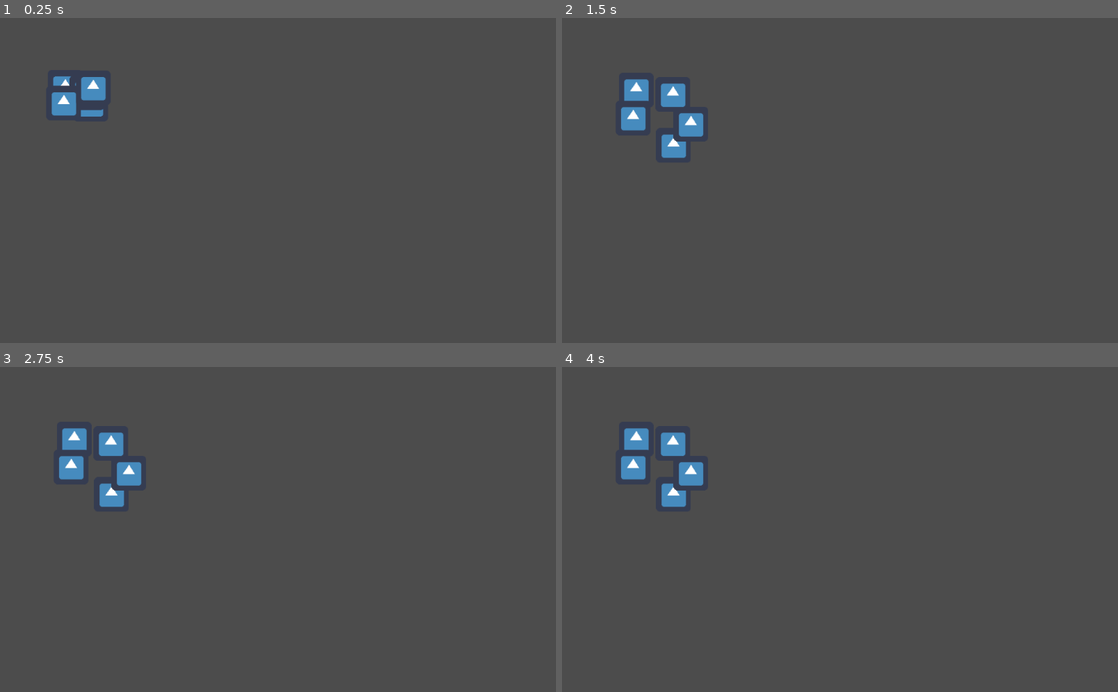
Above: before the commit, frames 1-4 (two rows, left to right).
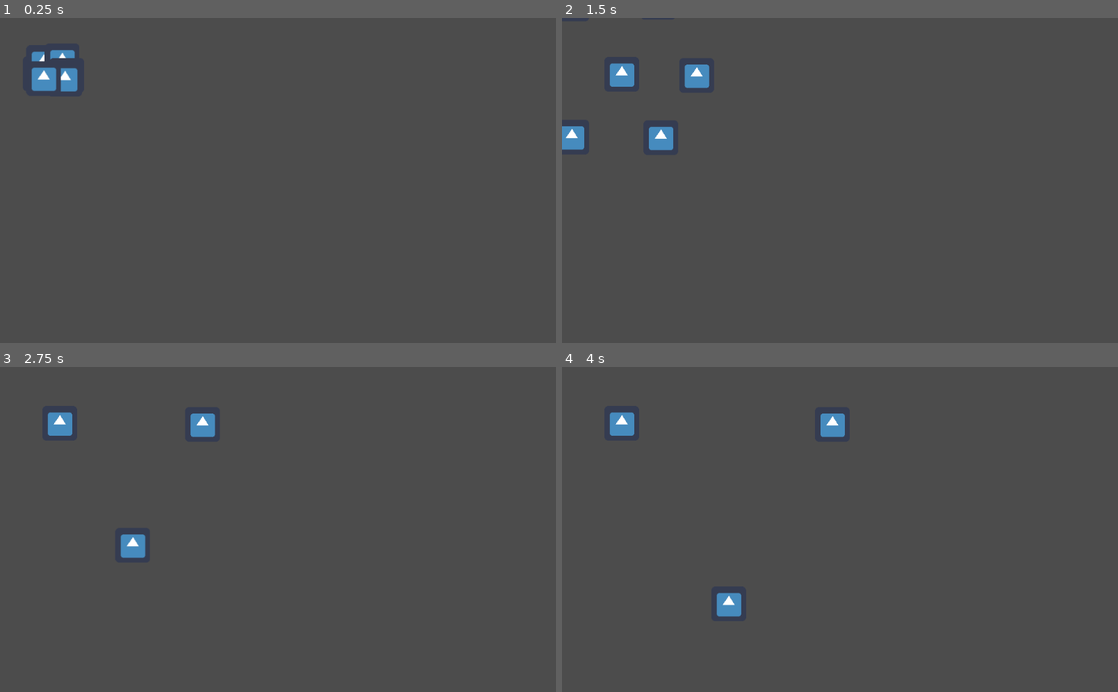
Above: after the commit, the same moments.

Repository: angeldustjdr/godotjam_aout2020
Game: Godot game, scene res://Level/Level1.tscn
Same seed, same stepped clock (60 frames per second), same inputs: the game is played once before the commit and once after it. The engine's default icon, where the game draws it, is replaced by a stand-in: a white triangle on a blue panel in a dark square.
Inputs:
- Up to frame 1 (0.25 s): no input
- Up to frame 2 (1.5 s): no input
- Up to frame 3 (2.75 s): no input
- Up to frame 4 (4 s): no input

The runs differ from the first frame. In frame 1, 1.5% of the frame differs, in the area x 5-19%, y 9-31%; in frame 2, 2.5%, in the area x 0-27%, y 13-44%; in frame 3, 2.4%; in frame 4, 2.4%.

Commit message:
déplacement en étoile

Diff:
--- a/Instanciable/Zombie.tscn
+++ b/Instanciable/Zombie.tscn
@@ -1,17 +1,6 @@
-[gd_scene load_steps=4 format=2]
+[gd_scene load_steps=2 format=2]
 
 [ext_resource path="res://icon.png" type="Texture" id=1]
-[ext_resource path="res://Scripts/Zombie.gd" type="Script" id=2]
-
-[sub_resource type="CircleShape2D" id=1]
-radius = 29.3859
 
 [node name="Zombie" type="Sprite"]
 texture = ExtResource( 1 )
-script = ExtResource( 2 )
-maxDistance = 250.0
-
-[node name="KinematicBody2D" type="KinematicBody2D" parent="."]
-
-[node name="CollisionShape2D" type="CollisionShape2D" parent="KinematicBody2D"]
-shape = SubResource( 1 )
--- a/Scripts/Player.gd
+++ b/Scripts/Player.gd
@@ -1,9 +1,21 @@
 extends Node2D
 
-export(int) var nbZombie = 5
+export(int) var nbZombie = 7
 const baseZombie =  preload("res://Instanciable/Zombie.tscn")
+var rng = RandomNumberGenerator.new()
+var allZombie = []
+export(float) var Rayon = 100
 
 func _ready():
 	for i in range(nbZombie):
 		var Zombie = baseZombie.instance()
+		Zombie.position = Vector2(100+rng.randi_range(-10, 10),100+rng.randi_range(-10, 10))
+		allZombie.append(Zombie)
 		self.add_child(Zombie)
+
+func _process(delta):
+	var barycenter = allZombie[0].position
+	var angle = 2*PI/(nbZombie-1)
+	for i in range(1,allZombie.size()):
+		var destination = Vector2(barycenter.x+Rayon*cos(angle*(i-1)),barycenter.y+Rayon*sin(angle*(i-1)))
+		allZombie[i].position += (barycenter - destination)*delta
--- a/Scripts/Zombie.gd
+++ /dev/null
@@ -1,23 +0,0 @@
-extends Sprite
-
-export(float) var minDistance = 50.0
-export(float) var maxDistance = 150.0
-onready var velocity = 0.0
-var rng = RandomNumberGenerator.new()
-
-func _ready():
-	rng.randomize()
-	position = Vector2(100+rng.randi_range(-10, 10),100+rng.randi_range(-10, 10))
-
-func _process(delta):
-	var allZombie = get_parent().get_children()
-	for z in allZombie:
-		if z !=self and "Zombie" in z.get_name():
-			var deltaPos = Vector2(0.0,0.0)
-			var dist = z.position-self.position
-			var norm = sqrt( dist.x*dist.x + dist.y*dist.y )
-			if norm<minDistance:
-				deltaPos += Vector2(minDistance-dist.x,minDistance-dist.y) * delta
-			if norm>maxDistance:
-				deltaPos += Vector2(dist.x-maxDistance,dist.y-maxDistance) * delta
-			self.position += deltaPos
Not shown, changed: export_presets.cfg
Not shown, added: Build/Linux/test.pck
Not shown, added: Build/Linux/test.x86_64
Not shown, added: Build/Mac/test.zip
Not shown, added: Build/Windows/test.exe
Not shown, added: Build/Windows/test.pck
